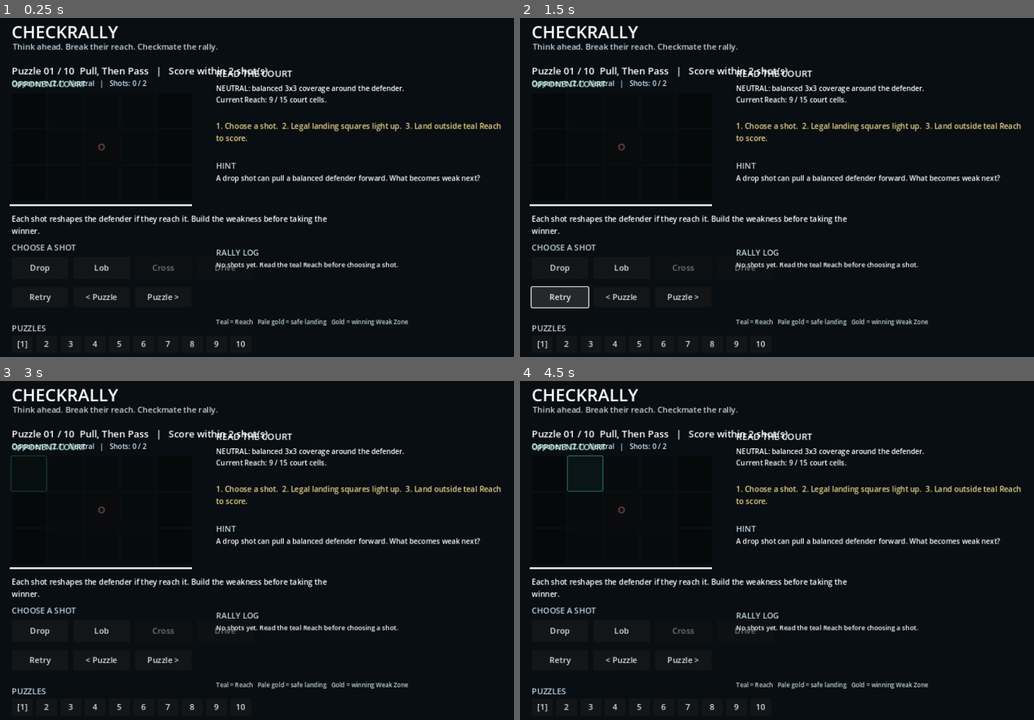
Above: before the commit, frames 1-4 (two rows, left to right).
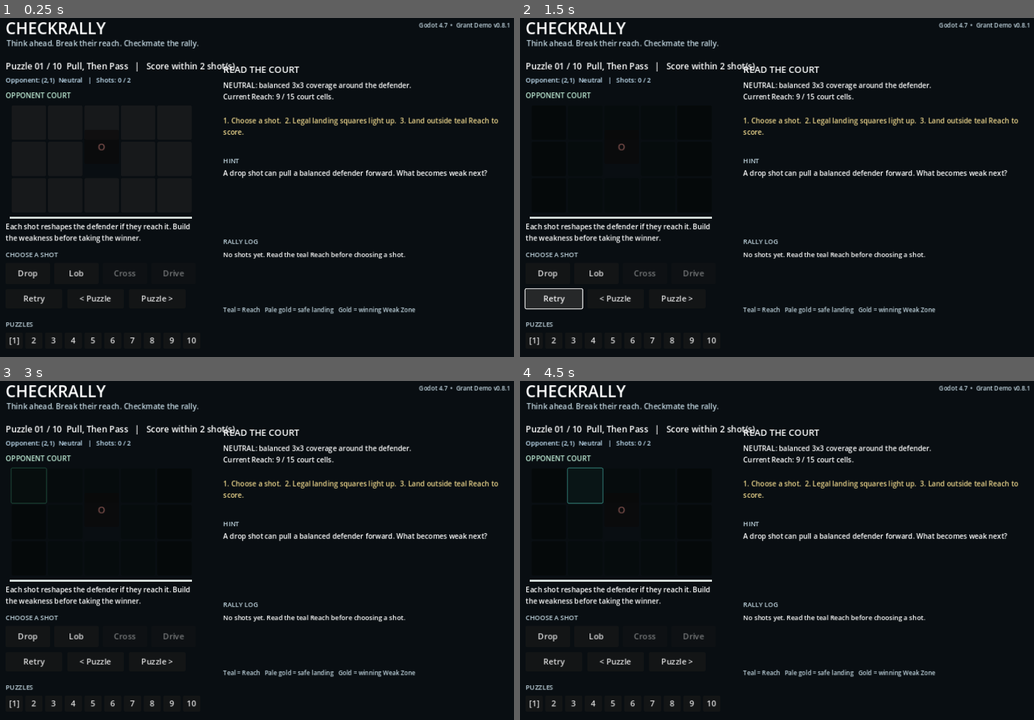
Above: after the commit, the same moments.

Repository: madowaku/checkrally
Game: Godot game, scene res://scenes/Main.tscn
Two runs of this game, one before a commit and one after it. Both use one fixed random seed, a clock stepped at 60 frames per second and the inputs below.
Inputs (mouse positions are in pixels of both pictures, inside the frame that each line leads up to):
- Up to frame 1 (0.25 s): no input
- Up to frame 2 (1.5 s): click "Retry" at 0.5 s; click "Retry" at 1.25 s
- Up to frame 3 (3 s): click "Retry" at 2 s; click (30, 472) at 2.77 s
- Up to frame 4 (4.5 s): click (550, 486) at 3.52 s; click (586, 472) at 4.27 s

The runs differ from the first frame. In frame 1, 11% of the frame differs, in the area x 1-100%, y 1-98%; in frame 2, 12%, in the area x 0-100%, y 1-98%; in frame 3, 11%; in frame 4, 12%.

Commit message:
Wire v0.8.1 grant UI hotfix into main scene

Diff:
--- a/scenes/Main.tscn
+++ b/scenes/Main.tscn
@@ -1,6 +1,7 @@
-[gd_scene load_steps=2 format=3]
+[gd_scene load_steps=3 format=3]
 
 [ext_resource path="res://scripts/Main.gd" type="Script" id="1_main"]
+[ext_resource path="res://scripts/GrantUiHotfix.gd" type="Script" id="2_hotfix"]
 
 [node name="Main" type="Control"]
 layout_mode = 3
@@ -10,3 +11,6 @@
 grow_horizontal = 2
 grow_vertical = 2
 script = ExtResource("1_main")
+
+[node name="GrantUiHotfix" type="Node" parent="."]
+script = ExtResource("2_hotfix")
